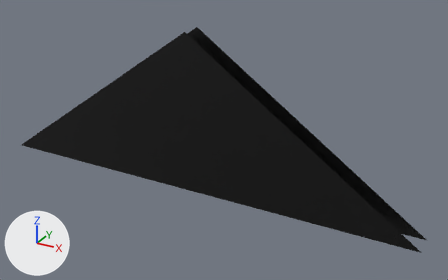
A saved change to the glTF model s2/models/building_kit/roof_gable_end.glb.
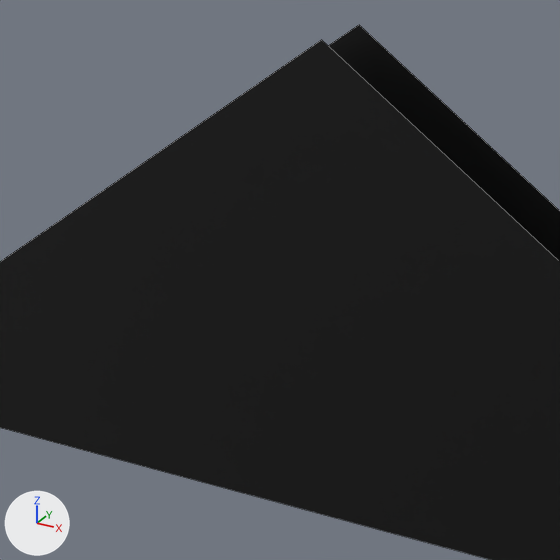
Each version appears first whole from a camera (50 mm lens) standing at (6.17, -9.92, 6.17) and looking at (0.67, 0.08, 1.17), and next in a close-up on the part from 17% to 59% of the width and 7% to 73% of the height. Every picture has the same lights, and +X, +Y and +Z are marked at lower left. The first two pictures are the older version. The close-ups show mesh edges as thin lines.

Objects in the first close-up: 'roof_gable_end'.
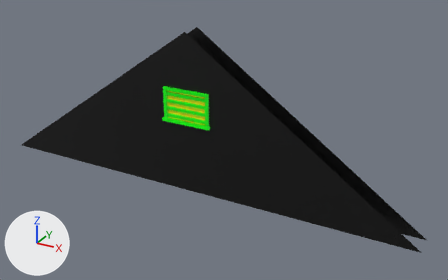
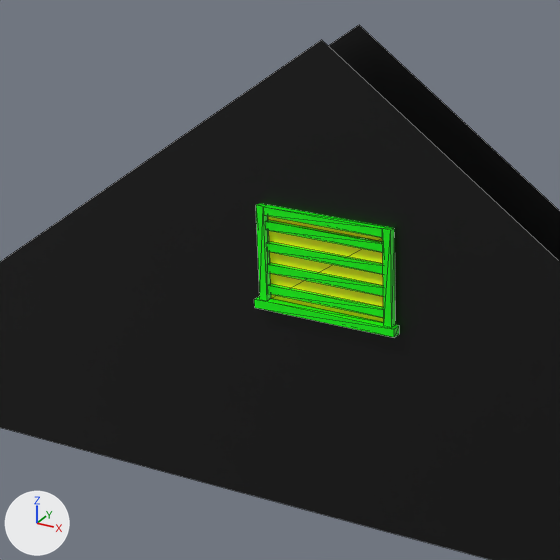
Changed parts and their boxes [x1, y1, x2, y2] in the close-ups (560 x 560 px):
```json
{"part": 1, "of": "me_roof_gable_end", "change": "added", "after": [256, 203, 396, 327], "on screen": "green"}
{"part": 2, "of": "me_roof_gable_end", "change": "added", "after": [254, 216, 400, 337], "on screen": "green"}
```

Edits to the scene script, one JSON object a line:
```json
{"block": "me_roof_gable_end", "where": "# used by ob_roof_gable_end; location = (0.0, 0.0, 0.0)"}
{"op": "remove", "block": "me_roof_gable_end", "code": "me_roof_gable_end.from_pydata(...)  # 6 vertices, 2 faces; spans x -4.79..4.79, y -0.22..0.22, z 0.0..3.35"}
{"op": "add", "block": "me_roof_gable_end", "code": "me_roof_gable_end.from_pydata(...)  # 70 vertices, 60 faces; spans x -4.79..4.79, y -0.29..0.22, z 0.0..3.35"}
{"block": "me_roof_gable_end", "change": "me_roof_gable_end part 1: a new loose piece of 20 vertices spanning x -0.51..0.51, y -0.28..-0.22, z 1.54..2.2, in mat_defaultmaterial"}
{"block": "me_roof_gable_end", "change": "me_roof_gable_end part 2"}
{"block": "me_roof_gable_end", "change": "26 vertices are added at x -0.54..0.54, y -0.29..-0.22, z 1.48..2.14"}
{"block": "me_roof_gable_end", "change": "18 new vertices lie (0.9, 0.0, 0.0) away from vertices in x -0.45, y -0.26..-0.23, z 1.54..2.14"}
{"block": "me_roof_gable_end", "change": "36 new faces join them"}
```
